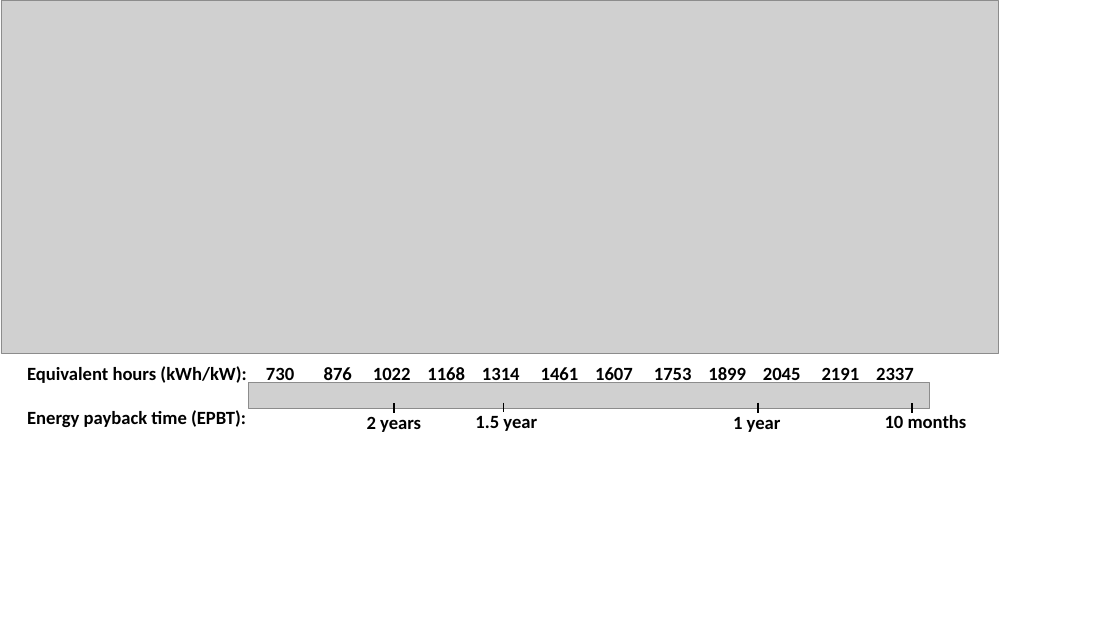
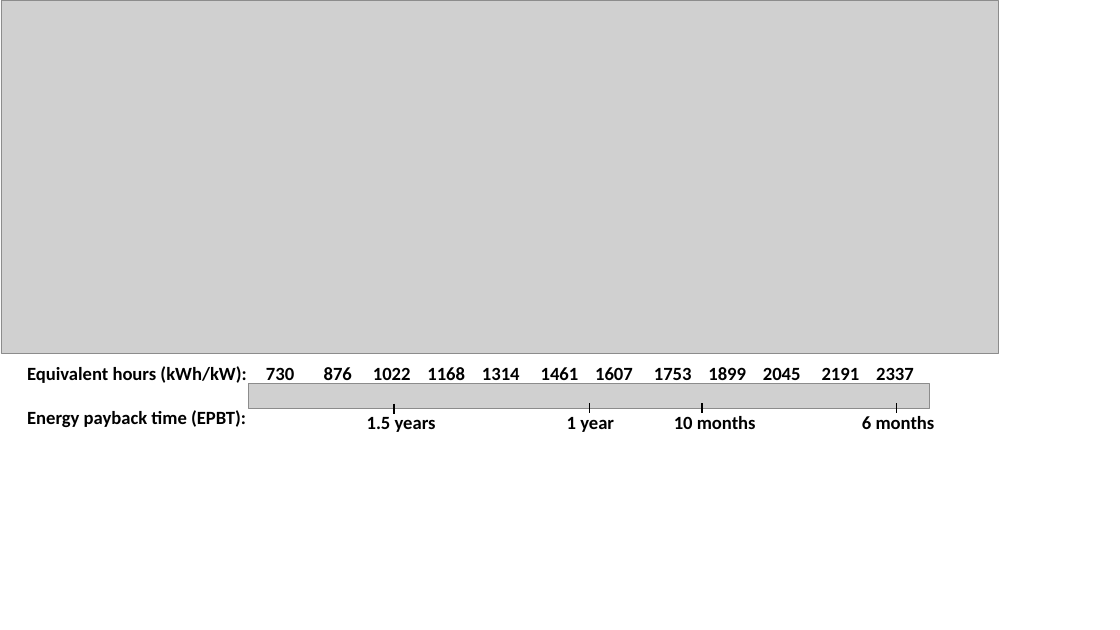
Before and after one commit to martavp/pv-textbook, a slide deck: slide 1 of Figures/Chapter_01/drawings/Fig1.2_radiation_map.pptx. Drawn at 1120x630 pixels with LibreOffice and Linux fonts; fonts in the diff are those of the drawing; grey boxes stand for pictures. Boxes give left, top, right and bottom in pixels: in the first picture for what was removed or moved away, otherwise in the second. Text is boxed around its words. In the diff, an @@ line names an element or a change of style, - is before the commit and + after.

```diff
--- a/Figures/Chapter_01/drawings/Fig1.2_radiation_map.pptx
+++ b/Figures/Chapter_01/drawings/Fig1.2_radiation_map.pptx
@@ text at (367, 417, 436, 432): text changed @@
-2 years
+1.5 years
@@ text at (567, 417, 614, 432): text changed @@
-1.5 year
+1 year
@@ line moved from (503, 402) - (503, 413) to (590, 403) - (590, 413) @@
@@ text at (674, 416, 756, 429): text changed @@
-1 year
+10 months
@@ line moved from (758, 402) - (758, 413) to (702, 403) - (702, 413) @@
@@ text at (862, 416, 935, 429): text changed @@
-10 months
+6 months
@@ line moved from (912, 403) - (912, 413) to (897, 403) - (897, 413) @@
```
Also in this commit, not shown: 2 other files.
